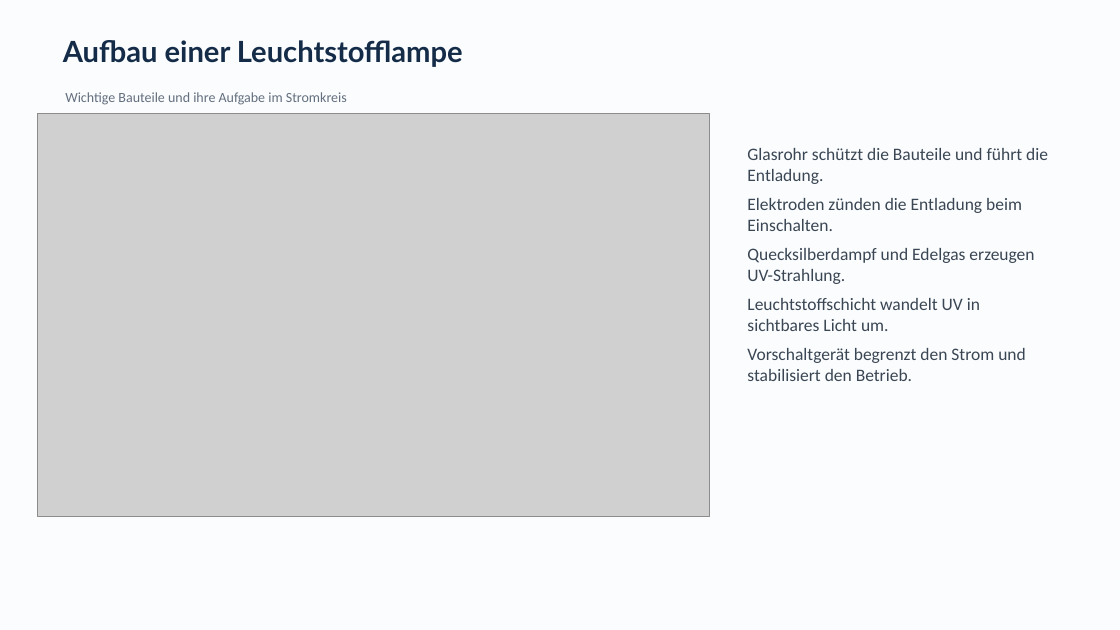
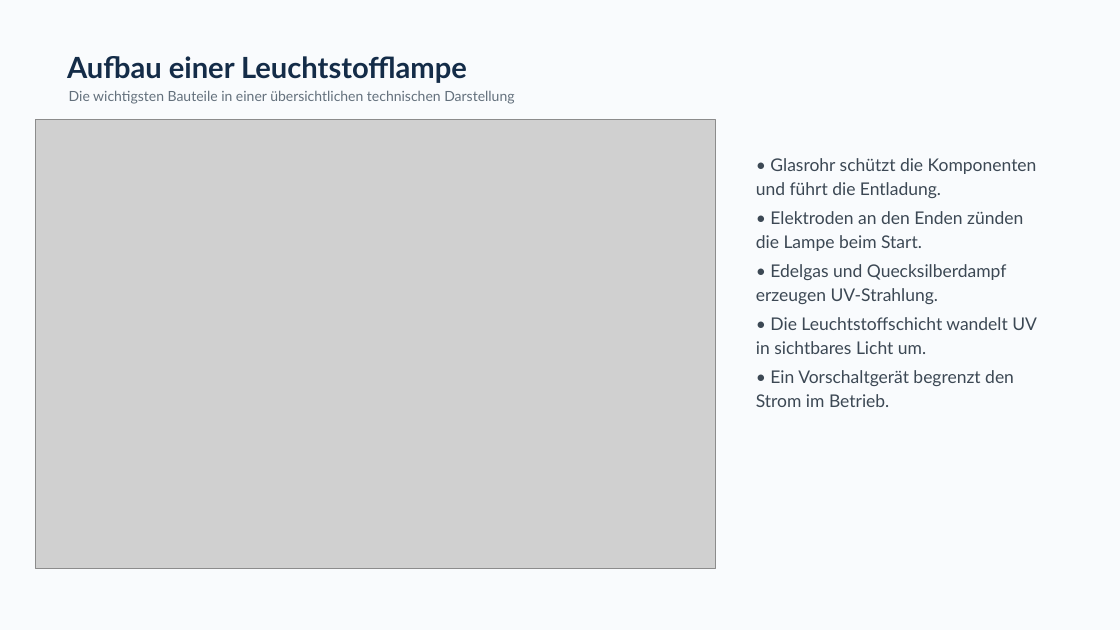
Before and after one commit to tom948899-jpg/Eulen-AGI-v1, a slide deck: slide 3 of Leuchtstofflampen_Praesentation.pptx. Drawn at 1120x630 pixels with LibreOffice and Linux fonts; fonts in the diff are those of the drawing; grey boxes stand for pictures. Boxes give left, top, right and bottom in pixels: in the first picture for what was removed or moved away, otherwise in the second. Text is boxed around its words. In the diff, an @@ line names an element or a change of style, - is before the commit and + after.

```diff
--- a/Leuchtstofflampen_Praesentation.pptx
+++ b/Leuchtstofflampen_Praesentation.pptx
@@ background #FAFCFE to #F9FBFD @@
@@ text "Aufbau einer Leuchtstofflampe": place and size @@
-text "Aufbau einer Leuchtstofflampe" at [63, 40, 463, 67]
+text "Aufbau einer Leuchtstofflampe" at [67, 56, 467, 83]
@@ text "Aufbau einer Leuchtstofflampe" at [67, 56, 467, 83]: line spacing 1 to 1.2 @@
@@ picture: place and size @@
-picture at [38, 113, 710, 517]
+picture at [35, 119, 716, 569]
@@ text at [69, 90, 514, 104]: text changed; font Calibri to Lato; text colour #646F7E to #63707C @@
-Wichtige Bauteile und ihre Aufgabe im Stromkreis
+Die wichtigsten Bauteile in einer übersichtlichen technischen Darstellung
@@ text at [756, 158, 1037, 407]: text changed; font Calibri to Lato; text colour #3A4653 to #3C4854 @@
-Glasrohr schützt die Bauteile und führt die Entladung.
-Elektroden zünden die Entladung beim Einschalten.
-Quecksilberdampf und Edelgas erzeugen UV-Strahlung.
-Leuchtstoffschicht wandelt UV in sichtbares Licht um.
-Vorschaltgerät begrenzt den Strom und stabilisiert den Betrieb.
+• Glasrohr schützt die Komponenten und führt die Entladung.
+• Elektroden an den Enden zünden die Lampe beim Start.
+• Edelgas und Quecksilberdampf erzeugen UV-Strahlung.
+• Die Leuchtstoffschicht wandelt UV in sichtbares Licht um.
+• Ein Vorschaltgerät begrenzt den Strom im Betrieb.
```
Also in this commit, not shown: 1 other slide changed, 8 slides added, 8 slides removed.
